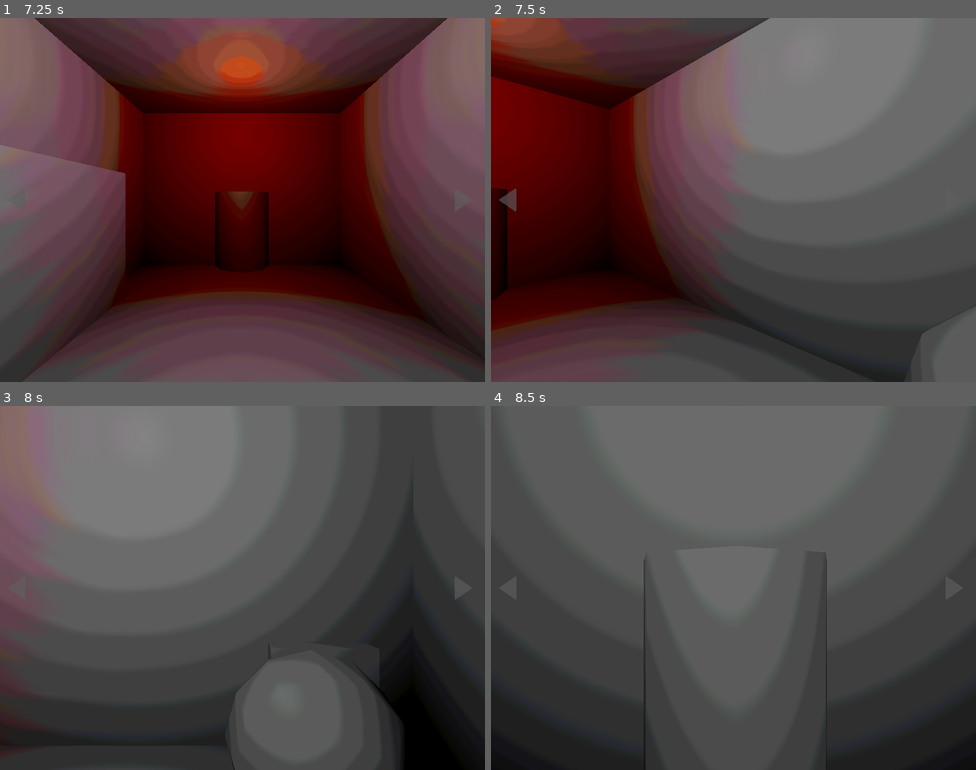
Above: before the commit, frames 1-4 (two rows, left to right).
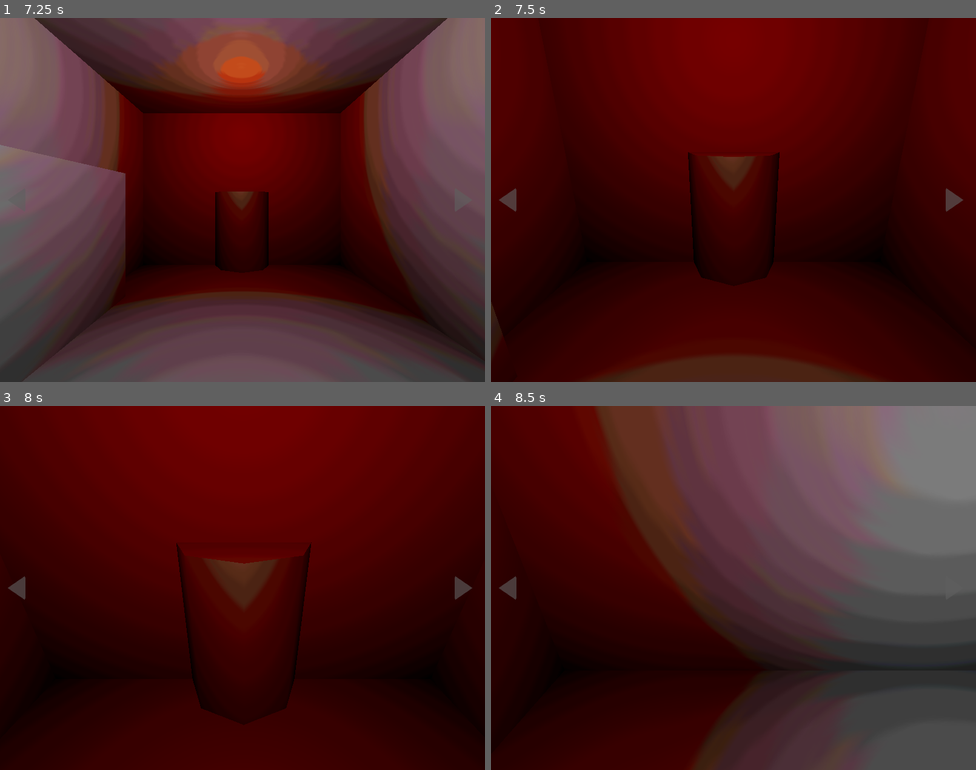
Above: after the commit, the same moments.

Repository: thecaptaincarrot/GMTK2026
Game: Godot game, scene res://main.tscn
The game is run twice, just before and just after one commit, with the same random seed, the same clock (stepped at 60 frames per second) and the same inputs.
Inputs (mouse positions are in pixels of both pictures, inside the frame that each line leads up to):
- Up to frame 1 (7.25 s): click "Start Game" at 0.5 s; click (460, 200) at 1.25 s; click (19, 200) at 2 s; click (460, 200) at 2.75 s; click (19, 200) at 3.5 s; click (460, 200) at 4.25 s; click (19, 200) at 5 s; tap Enter at 5.75 s; move the mouse to (349, 181) at 5.77 s; press the mouse at (349, 181) at 5.78 s; tap Space at 6.5 s; move the mouse to (145, 218) at 6.52 s; release the mouse at (145, 218) at 6.53 s; click (145, 218) at 6.6 s
- Up to frame 2 (7.5 s): tap Enter at 7.25 s; move the mouse to (782, 119) at 7.27 s; press the mouse at (782, 119) at 7.28 s
- Up to frame 3 (8 s): no input
- Up to frame 4 (8.5 s): tap Space at 8 s; move the mouse to (709, 660) at 8.02 s; release the mouse at (709, 660) at 8.03 s; click (709, 660) at 8.1 s

Frame 1 is identical in both runs. In frame 2, 85% of the frame differs, in the area x 0-100%, y 0-100%; in frame 3, 98%; in frame 4, 78%.

Commit message:
added rotation movement tweening

Diff:
--- a/scenes/entities/player.tscn
+++ b/scenes/entities/player.tscn
@@ -5,8 +5,9 @@
 [sub_resource type="SphereShape3D" id="SphereShape3D_st70h"]
 radius = 0.8
 
-[node name="Player" type="Area3D" unique_id=30648298]
+[node name="Player" type="Area3D" unique_id=30648298 node_paths=PackedStringArray("camera")]
 script = ExtResource("1_i722k")
+camera = NodePath("Camera3D")
 
 [node name="Camera3D" type="Camera3D" parent="." unique_id=1567070269]
 current = true
--- a/scenes/entities/player_controller.gd
+++ b/scenes/entities/player_controller.gd
@@ -1,7 +1,10 @@
 extends Node3D
 class_name PlayerController
 
+@export var camera:Camera3D
+
 @export var movement_time := .3
+
 var lock_transform := false
 
 func rotate_screen(deg: float):
@@ -13,11 +16,14 @@
 	await tween.finished
 	lock_transform = false
 
-func change_position(pos: Vector3):
+func change_position(pos: Vector3, rot:Vector2):
 	if lock_transform:
 		return
 	lock_transform = true
 	var tween = create_tween()
+	var tween2 = create_tween()
+	tween2.tween_property(self, "global_rotation", Vector3(rot.x, global_rotation.y, rot.y), movement_time)
 	tween.tween_property(self, "global_position", pos, movement_time)
 	await tween.finished
+	await  tween2.finished
 	lock_transform = false
--- a/scenes/game_world/player_position_option.gd
+++ b/scenes/game_world/player_position_option.gd
@@ -31,7 +31,14 @@
 		game_room.disable_all_position_colliders()
 		enable_neighbors()
 
+		#sync the pseudo camera to the player camera
+		#more can be added but I think this is a good starting point
+
+		player.camera.fov = self.fov
+
 		if(Globals.should_tween):
-			player.change_position(self.get_position())
+			player.change_position(self.get_position(), Vector2(self.global_rotation.x, self.global_rotation.z))
+
 		else:
+			player.set_global_rotation(Vector3(self.rotation.x, player.rotation.y, self.rotation.z))
 			player.set_global_position(self.get_position())
--- a/scenes/game_world/rooms/TestRoom.tscn
+++ b/scenes/game_world/rooms/TestRoom.tscn
@@ -68,12 +68,11 @@
 
 [node name="1" parent="PlayerPositions" unique_id=840362772 node_paths=PackedStringArray("valid_neighbors", "game_room") instance=ExtResource("2_rwkeo")]
 transform = Transform3D(1, 0, 0, 0, 1, 0, 0, 0, 1, 0.02093941, 1.6978105, 2.0941176)
-fov = 45.1
 valid_neighbors = [NodePath("../2")]
 game_room = NodePath("../..")
 
 [node name="2" parent="PlayerPositions" unique_id=185158097 node_paths=PackedStringArray("valid_neighbors", "game_room") instance=ExtResource("2_rwkeo")]
-transform = Transform3D(1, 0, 0, 0, 1, 0, 0, 0, 1, -0.00582774, 1.835, -1.8606681)
+transform = Transform3D(1, 0, 0, 0, 0.9065114, 0.42218134, 0, -0.42218134, 0.9065114, -0.00582774, 2.4869182, -1.5620788)
 valid_neighbors = [NodePath("../1")]
 game_room = NodePath("../..")
 
--- a/src/globals.gd
+++ b/src/globals.gd
@@ -2,8 +2,6 @@
 
 @onready var cursor_default_arrow = preload("res://assets/cursor_normal.png")
 @onready var cursor_up_arrow = preload("res://assets/cursor_up.png")
-
-
 
 
 var message_bus: MessageBus = MessageBus.create()
